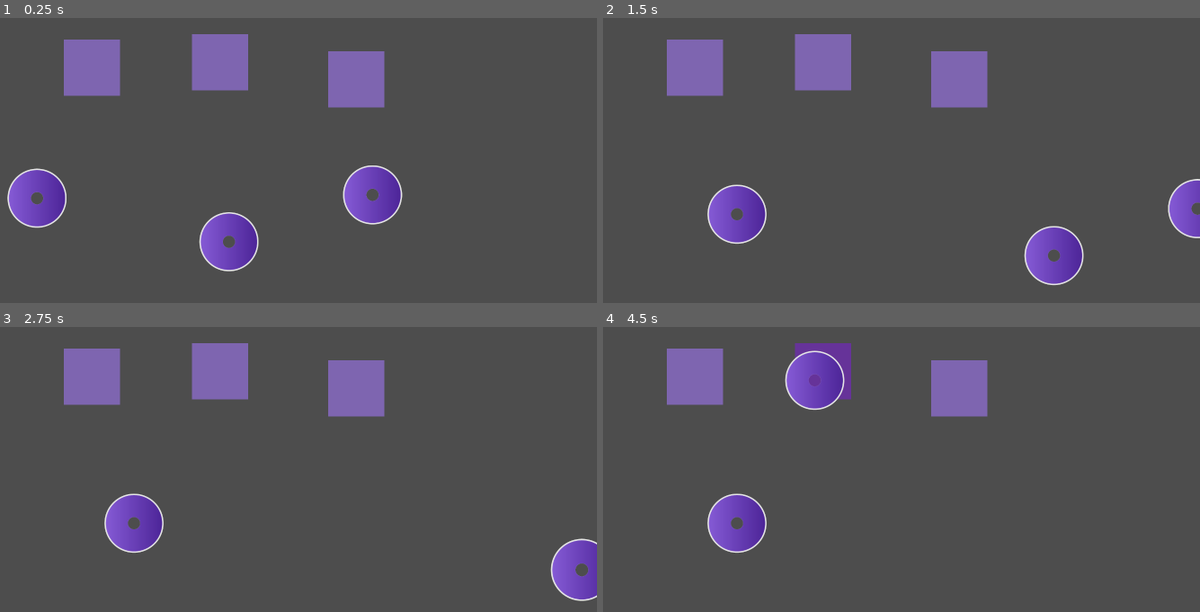
Above: before the commit, frames 1-4 (two rows, left to right).
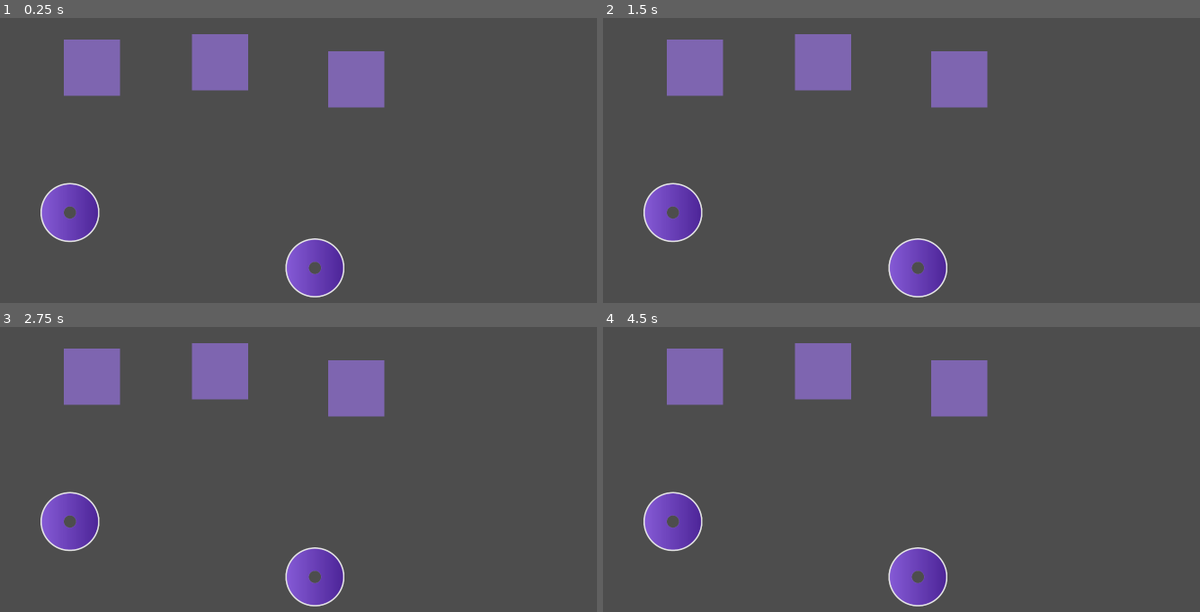
Above: after the commit, the same moments.

Repository: mikerobideau/loop-deck
Game: Godot game, scene res://component/drag_drop_test/drag_drop_test.tscn
Same seed, same stepped clock (60 frames per second), same inputs: the game is played once before the commit and once after it. This scene is started directly instead of the project's main scene.
Inputs (mouse positions are in pixels of both pictures, inside the frame that each line leads up to):
- Up to frame 1 (0.25 s): no input
- Up to frame 2 (1.5 s): tap Enter at 0.5 s; move the mouse to (638, 197) at 0.52 s; press the mouse at (638, 197) at 0.53 s; tap Space at 1.25 s; move the mouse to (973, 194) at 1.27 s; release the mouse at (973, 194) at 1.28 s; click (973, 194) at 1.35 s
- Up to frame 3 (2.75 s): tap Enter at 2 s; move the mouse to (579, 569) at 2.02 s; press the mouse at (579, 569) at 2.03 s
- Up to frame 4 (4.5 s): tap Space at 2.75, 4.25 s; move the mouse to (805, 572) at 2.77 s; release the mouse at (805, 572) at 2.78 s; click (805, 572) at 2.85 s; tap Enter at 3.5 s; move the mouse to (1056, 552) at 3.52 s; press the mouse at (1056, 552) at 3.53 s; move the mouse to (626, 432) at 4.27 s; release the mouse at (626, 432) at 4.28 s; click (626, 432) at 4.35 s

The runs differ from the first frame. In frame 1, 7.4% of the frame differs, in the area x 1-68%, y 51-99%; in frame 2, 7.2%; in frame 3, 6.1%; in frame 4, 6.9%.

Commit message:
drag drop

Diff:
--- a/component/drag_drop_test/drag_drop_test.tscn
+++ b/component/drag_drop_test/drag_drop_test.tscn
@@ -25,11 +25,8 @@
 [node name="Tray3" parent="." instance=ExtResource("2_r8myk")]
 position = Vector2(1358, 292)
 
-[node name="Draggable1" parent="." instance=ExtResource("1_p0xng")]
-position = Vector2(222, 716)
+[node name="Draggable" parent="." instance=ExtResource("1_p0xng")]
+position = Vector2(1211, 964)
 
 [node name="Draggable2" parent="." instance=ExtResource("1_p0xng")]
-position = Vector2(1416, 704)
-
-[node name="Draggable3" parent="." instance=ExtResource("1_p0xng")]
-position = Vector2(905, 871)
+position = Vector2(339, 767)
--- a/component/draggable/draggable.gd
+++ b/component/draggable/draggable.gd
@@ -10,13 +10,9 @@
 var offset: Vector2
 var initial_pos: Vector2
 
-func _ready():
-	draggable = true
-
 func _process(delta):
 	if draggable:
 		if Input.is_action_just_pressed('click'):
-			print_debug('click')
 			initial_pos = global_position
 			offset = get_global_mouse_position() - global_position
 			DragDrop.is_dragging = true
--- a/component/draggable/draggable.tscn
+++ b/component/draggable/draggable.tscn
@@ -6,7 +6,9 @@
 [sub_resource type="RectangleShape2D" id="RectangleShape2D_858co"]
 size = Vector2(209, 207)
 
-[node name="Draggable" type="Node2D"]
+[node name="Draggable" type="Control"]
+layout_mode = 3
+anchors_preset = 0
 script = ExtResource("1_thu8g")
 
 [node name="Sprite2D" type="Sprite2D" parent="."]
